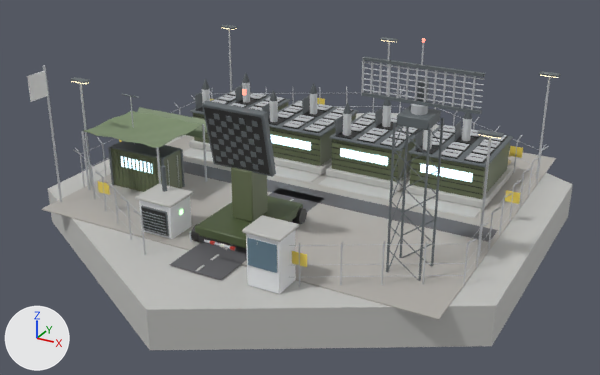
The glTF model native/godot/assets/art/blender/samSiteVls.glb, before and after one commit.
Before and after are seen from a 50 mm lens placed at (16.8, -31.6, 15.7), pointed at (0.2, -1.4, 0.6). Arrows for +X, +Y and +Z are at lower left; the lights stay in place. The picture after the commit comes second. Vertices at exactly the same position are counted once.

Objects in the first picture: 'asphalt', 'cladding', 'dark', 'glass', 'glow_cyan', 'gravel', 'hazard', 'metal', 'net', 'paint', 'steel_dark', 'wall_concrete' and 2 more.
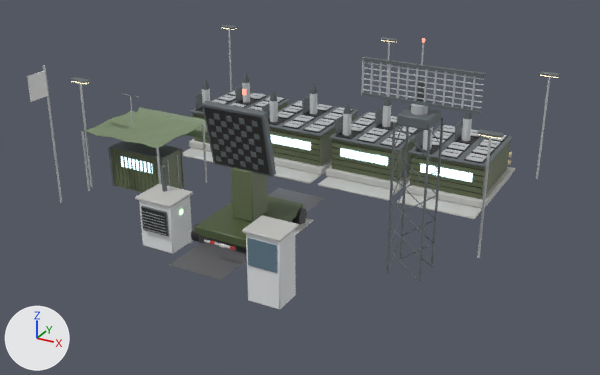
Location of each change, [x1, y1, x2, y2] in pixels of the pictures (600 x 375 px; the box of a moved part takes in the faces that stretch with it):
'wall_concrete', reshaped: before [48, 113, 573, 350]; after [135, 139, 515, 242]
'gravel', deleted: before [42, 135, 556, 320]
'metal', reshaped (11% shorter): before [43, 29, 550, 287]; after [43, 29, 550, 258]
'asphalt', reshaped: before [169, 161, 498, 280]; after [169, 188, 325, 280]
'hazard', deleted: before [98, 98, 523, 267]
part 1 of me_asphalt, deleted: before [183, 161, 498, 242]
part 2 of me_cladding, moved or reshaped: before [139, 196, 192, 239]; after [139, 196, 192, 254]
part 3 of me_cladding, moved or reshaped: before [247, 232, 296, 294]; after [247, 232, 296, 310]
part 4 of me_metal, deleted: before [74, 86, 549, 287]
part 5 of me_wall_concrete, deleted: before [48, 113, 573, 350]

The change in detail:
me_asphalt is used by ob_asphalt; location (0.0, 0.0, 0.0).
me_asphalt had 16 vertices, 24 faces and spanned x -9.0..9.0, y -9.4..-0.4, z 0.2.
me_asphalt now has 8 vertices, 12 faces and spans x -1.2..1.2, y -9.4..-1.0, z 0.2.
me_asphalt part 1: the loose piece of 8 vertices spanning x -9.0..9.0, y -1.6..-0.4, z 0.2 is deleted.
me_cladding is used by ob_cladding; location (0.0, 0.0, 0.0).
me_cladding had 48 vertices, 88 faces and spanned x -4.0..3.6, y -9.2..-6.2, z 0.1..2.3.
me_cladding now has 48 vertices, 88 faces and spans x -4.0..3.6, y -9.2..-6.2, z -0.55..2.3.
me_cladding part 2: all 12 vertices in x -4.0..-2.4, y -7.6..-6.2, z 0.1..0.14 are moved by (0.0, 0.0, -0.65).
me_cladding part 3: all 12 vertices in x 2.2..3.6, y -9.2..-8.0, z 0.1..0.14 are moved by (0.0, 0.0, -0.65).
me_metal is used by ob_metal; location (0.0, 0.0, 0.0).
me_metal had 2952 vertices, 5020 faces and spanned x -9.5..9.5, y -9.4..10.9, z 0.1..8.9.
me_metal now has 1416 vertices, 2492 faces and spans x -9.1..9.2, y -8.4..8.7, z 0.1..8.9.
me_metal part 4: 101 loose pieces with 1536 vertices, spanning x -9.5..9.5, y -9.4..10.9, z 0.1..2.1, are deleted.
me_wall_concrete is used by ob_wall_concrete; location (0.0, 0.0, 0.0).
me_wall_concrete had 340 vertices, 600 faces and spanned x -10.7..10.7, y -12.3..12.3, z -1.6..2.4.
me_wall_concrete now has 264 vertices, 484 faces and spans x -7.9..7.9, y -9.3..6.6, z 0.1..2.4.
me_wall_concrete part 5: 9 loose pieces with 76 vertices, spanning x -10.7..10.7, y -12.3..12.3, z -1.6..0.2, are deleted.
Object 'gravel' (ob_gravel) is deleted.
Object 'hazard' (ob_hazard) is deleted.
